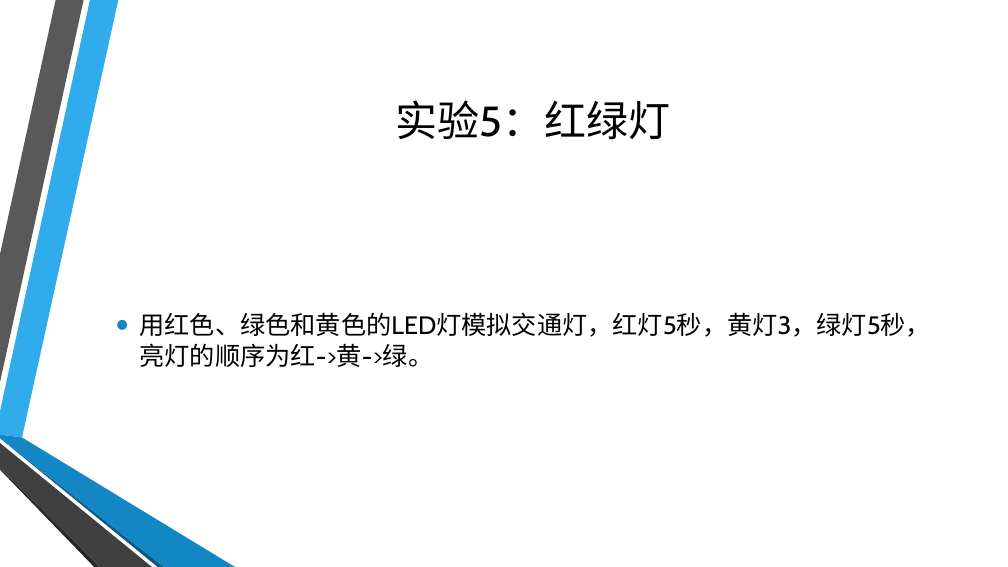
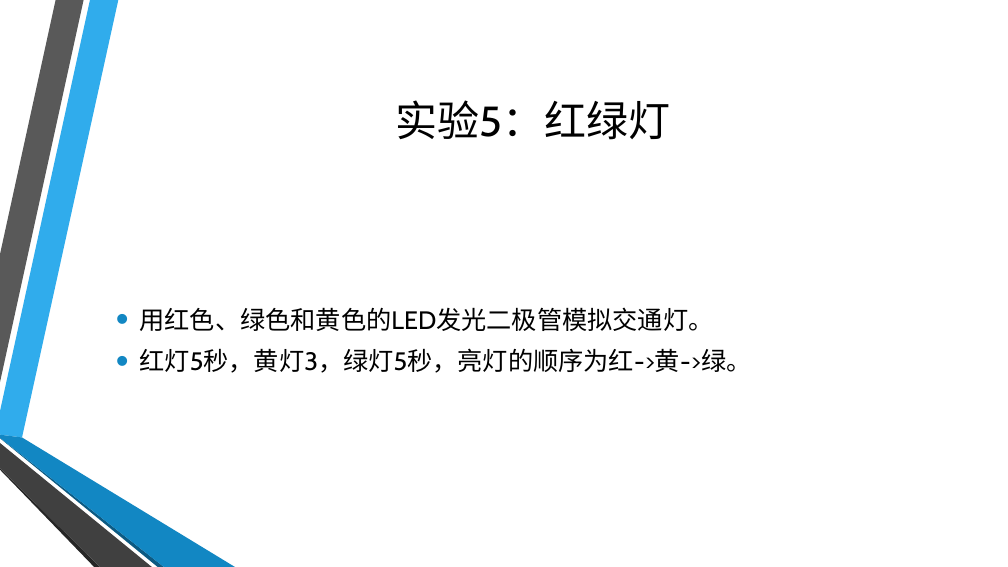
Before and after one commit to coco-hkk/arduino-courses, a slide deck: slide 2 of 2/2.pptx. Drawn at 1008x567 pixels with LibreOffice and Linux fonts; fonts in the diff are those of the drawing; background and template pictures are left out. Boxes give left, top, right and bottom in pixels: in the first picture for what was removed or moved away, otherwise in the second. Text is boxed around its words. In the diff, an @@ line names an element or a change of style, - is before the commit and + after.

```diff
--- a/2/2.pptx
+++ b/2/2.pptx
@@ text at (139,307,751,373): text changed @@
-• 用红色、绿色和黄色的LED灯模拟交通灯，红灯5秒，黄灯3，绿灯5秒，亮灯的顺序为红->黄->绿。
+• 用红色、绿色和黄色的LED发光二极管模拟交通灯。
+• 红灯5秒，黄灯3，绿灯5秒，亮灯的顺序为红->黄->绿。
```
Also in this commit, not shown: 3 other slides changed, 1 slide added, 10 other files.
